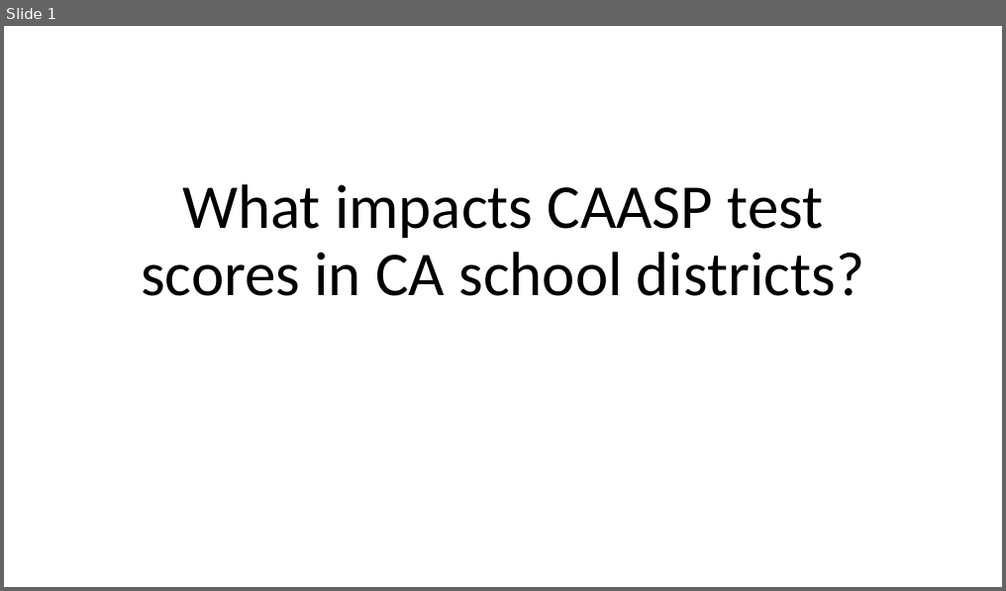
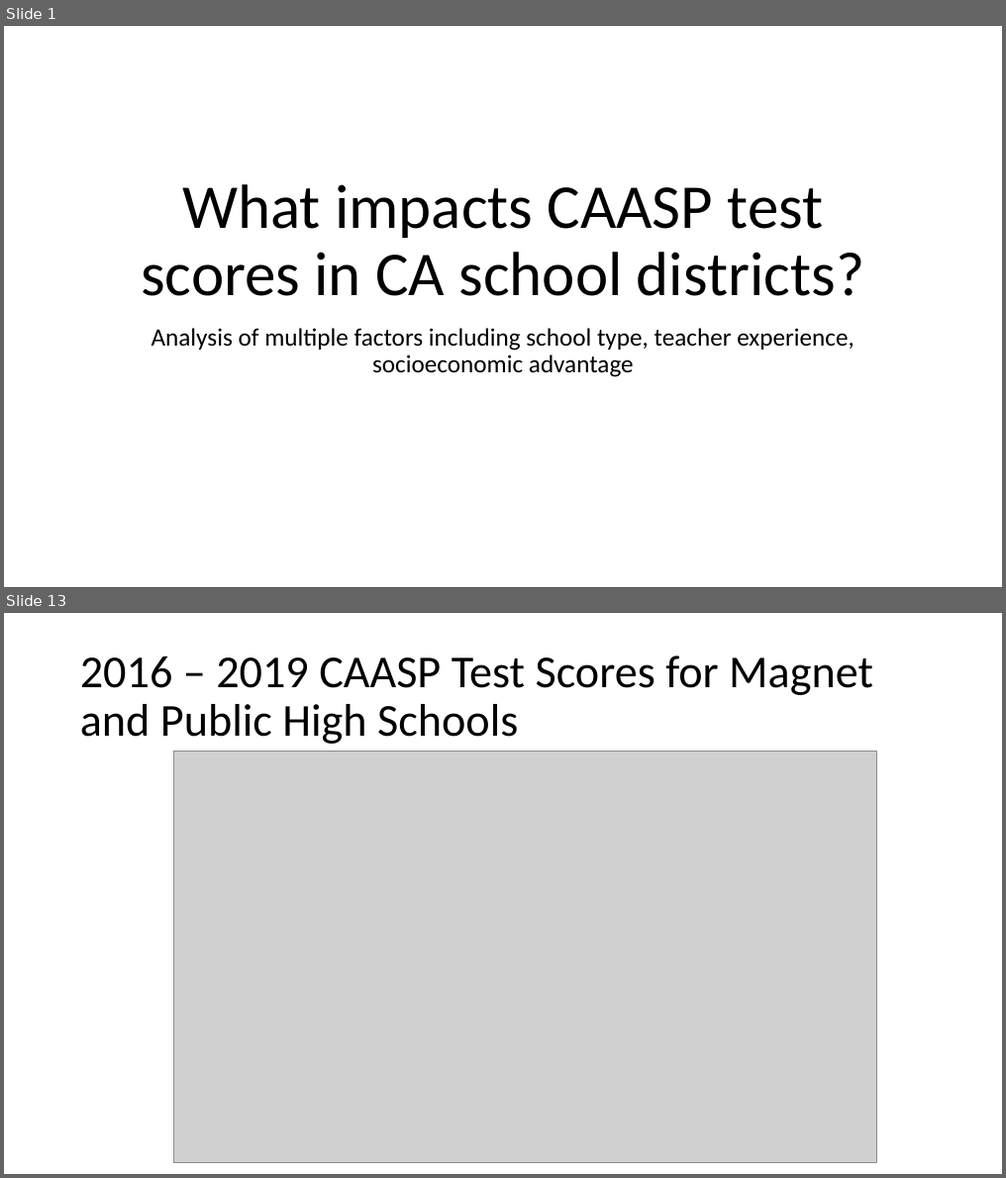
Before and after one commit to kmcclendon729/TeamBackpack, a slide deck: What impacts CAASP test scores in CA school.pptx. Shown one above the other, each under a label of ours: slide 1 before the commit, slides 1 and 13 after it; the slides between them are not shown. The pictures are 1006x591 and 1006x1178 pixels, drawn with LibreOffice and Linux fonts; fonts in the diff are those of the drawing; grey boxes stand for pictures. Boxes give left, top, right and bottom in pixels: in the first picture for what was removed or moved away, otherwise in the second. Text is boxed around its words. In the diff, an @@ line names an element or a change of style, - is before the commit and + after.

```diff
--- a/What impacts CAASP test scores in CA school.pptx
+++ b/What impacts CAASP test scores in CA school.pptx
@@ slide 13 added at bbox=[4, 613, 1002, 1174], background #FFFFFF @@
@@ title added at bbox=[80, 656, 873, 744], 44 pt, text #000000 @@
+2016 – 2019 CAASP Test Scores for Magnet and Public High Schools
@@ picture added at bbox=[174, 752, 877, 1163] @@
@@ slide 1 changed as well @@
@@ subtitle added at bbox=[152, 328, 854, 377], 24 pt, text #000000 @@
+Analysis of multiple factors including school type, teacher experience, socioeconomic advantage
```
Also in this commit, not shown: 2 other slides changed, 19 other slides added, 2 slides removed.
